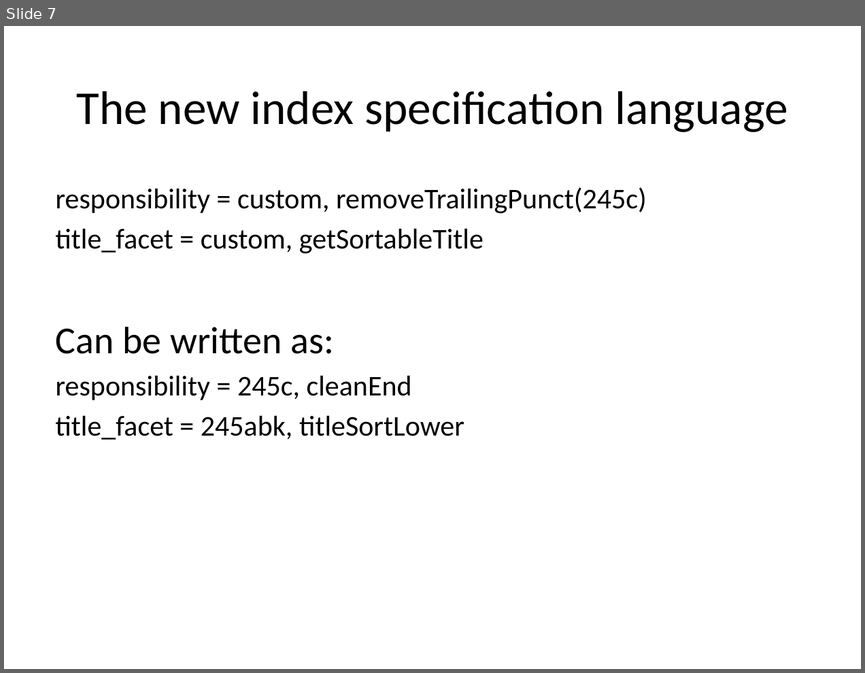
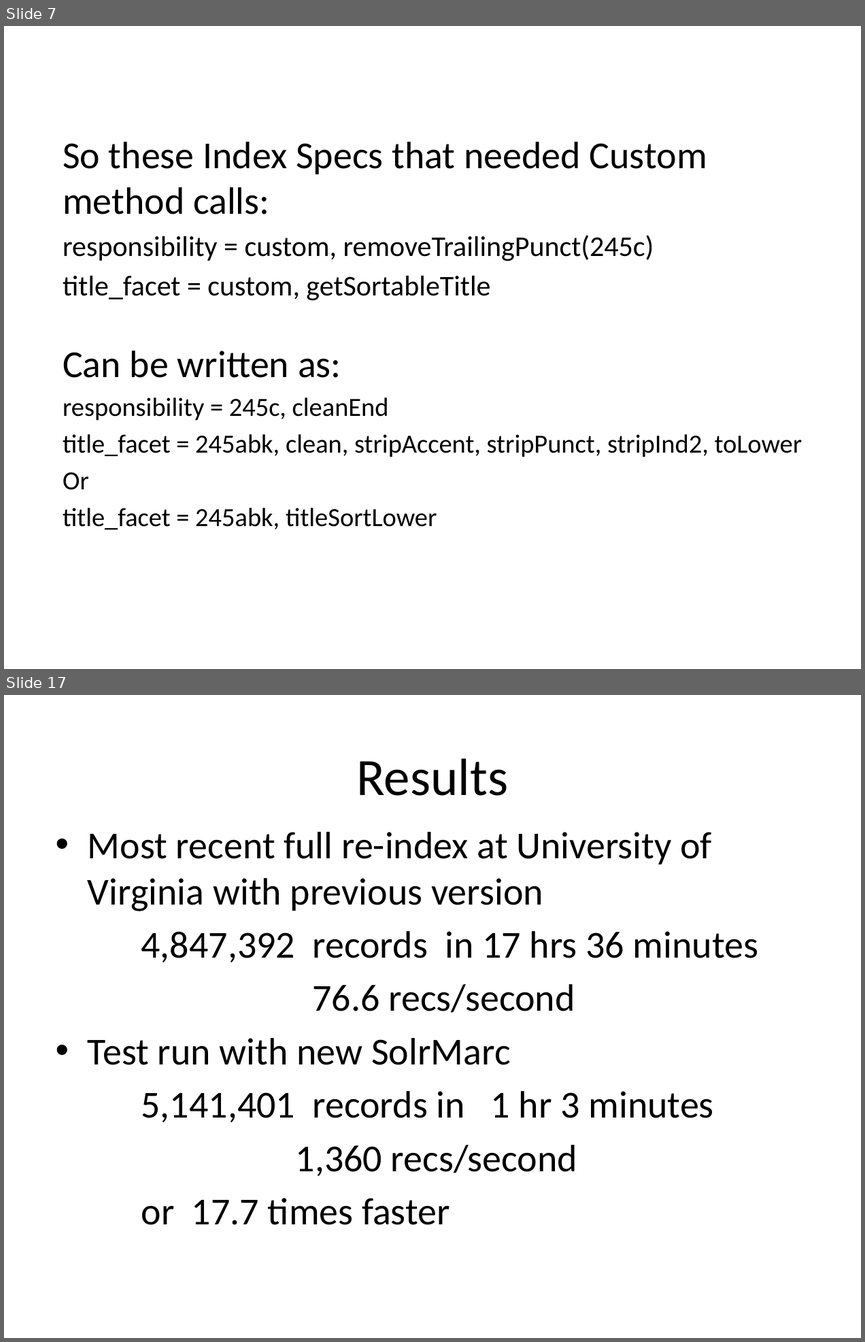
Before and after one commit to solrmarc/solrmarc, a slide deck: New Release of SolrMarc.pptx. Shown one above the other, each under a label of ours: slide 7 before the commit, slides 7 and 17 after it; the slides between them are not shown. The pictures are 865x673 and 865x1342 pixels, drawn with LibreOffice and Linux fonts; fonts in the diff are those of the drawing. Boxes give left, top, right and bottom in pixels: in the first picture for what was removed or moved away, otherwise in the second. Text is boxed around its words. In the diff, an @@ line names an element or a change of style, - is before the commit and + after.

```diff
--- a/New Release of SolrMarc.pptx
+++ b/New Release of SolrMarc.pptx
@@ slide 17 added at (4, 695, 861, 1338), background #FFFFFF @@
@@ title added at (356, 758, 508, 796), 44 pt, text #000000 @@
+Results
@@ text added at (88, 832, 758, 1225), 32 pt, text #000000 @@
+• Most recent full re-index at University of Virginia with previous version
+4,847,392 records in 17 hrs 36 minutes
+76.6 recs/second
+• Test run with new SolrMarc
+5,141,401 records in 1 hr 3 minutes
+1,360 recs/second
+or 17.7 times faster
@@ slide 7 changed as well @@
@@ background #E6E6D8 to #FFFFFF @@
@@ title removed at (77, 91, 787, 132) @@
-The new index specification language
@@ text "So these Index Specs that ...": place and size @@
-text "So these Index Specs that ..." at (56, 187, 647, 439)
+text "So these Index Specs that ..." at (62, 142, 802, 530)
@@ text at (62, 142, 707, 214): paragraph added @@
+So these Index Specs that needed Custom method calls:
@@ text at (62, 397, 436, 530): size 24 to 22 pt in "responsibility = 245c, cleanEnd", "title_facet = 245abk, titleSortLower" @@
@@ text at (62, 434, 802, 490): paragraphs added @@
+title_facet = 245abk, clean, stripAccent, stripPunct, stripInd2, toLower
+Or
```
Also in this commit, not shown: 6 other slides changed, 9 other slides added.
